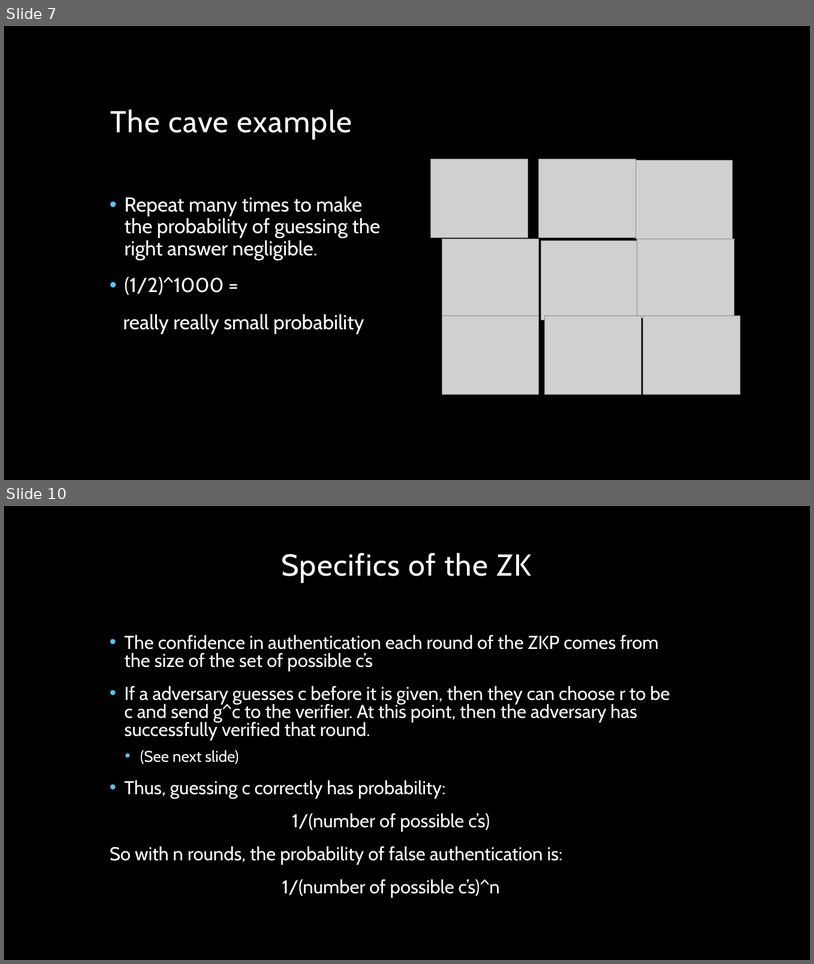
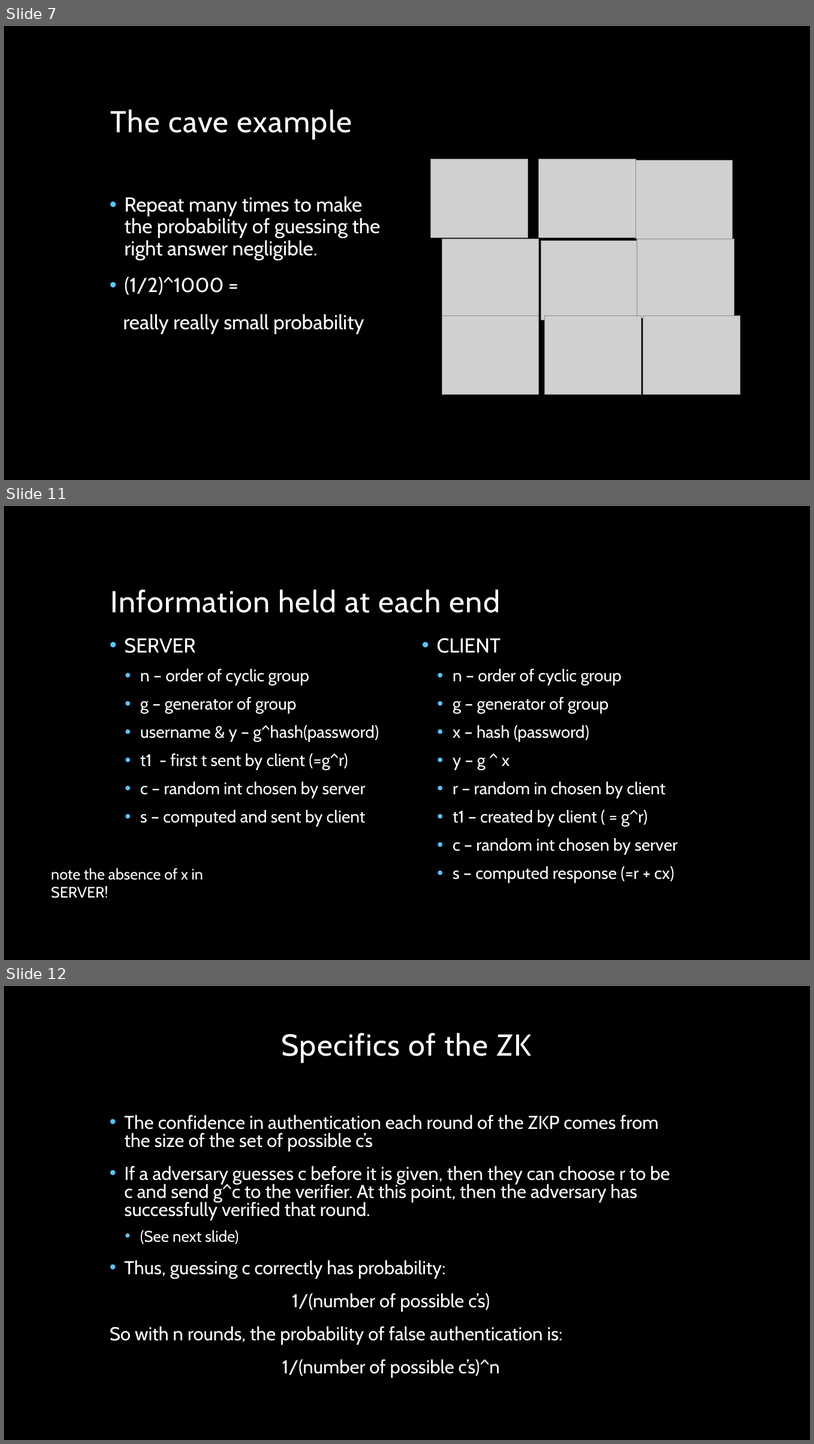
Before and after one commit to CoryBlack/ZeroKnowledge, a slide deck: Zero knowledge.pptx. Shown one above the other, each under a label of ours: slides 7 and 10 before the commit, slides 7, 11 and 12 after it; the slides between them are not shown. The pictures are 814x964 and 814x1444 pixels, drawn with LibreOffice and Linux fonts; fonts in the diff are those of the drawing; grey boxes stand for pictures; background and template pictures are left out. Boxes give left, top, right and bottom in pixels: in the first picture for what was removed or moved away, otherwise in the second. Text is boxed around its words. In the diff, an @@ line names an element or a change of style, - is before the commit and + after.

```diff
--- a/Zero knowledge.pptx
+++ b/Zero knowledge.pptx
@@ slide 11 added at (4,506,810,960), background picture (left out) @@
@@ title added at (111,589,500,613), 36 pt, text #FFFFFF @@
+Information held at each end
@@ text added at (125,638,379,826), 20 pt, text #FFFFFF @@
+• SERVER
+  • n – order of cyclic group
+  • g – generator of group
+  • username & y – g^hash(password)
+  • t1 - first t sent by client (=g^r)
+  • c – random int chosen by server
+  • s – computed and sent by client
@@ text added at (437,638,678,882), 20 pt, text #FFFFFF @@
+• CLIENT
+  • n – order of cyclic group
+  • g – generator of group
+  • x – hash (password)
+  • y – g ^ x
+  • r – random in chosen by client
+  • t1 – created by client ( = g^r)
+  • c – random int chosen by server
+  • s – computed response (=r + cx)
@@ text added at (51,868,203,898), 18 pt, text #FFFFFF @@
+note the absence of x in SERVER!
@@ what was slide 10 is now slide 12 @@
```
Also in this commit, not shown: 2 slides changed, 1 other slide added.
